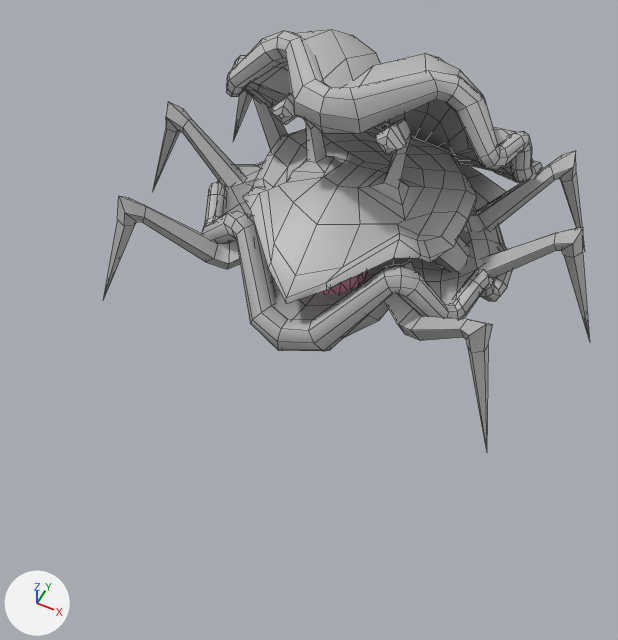
Before and after pictures for a commit that changed the FBX model SurvivalGame/Assets/Art/Animations/Enemy_Clam@Attack.fbx.
One viewpoint serves both versions: a 50 mm lens placed at (0.145, -0.359, 0.396), pointed at (0.006, -0.082, 0.049). Arrows for +X, +Y and +Z are at lower left; the lights stay in place. Mesh edges are drawn as thin lines. Where no turn or scale is listed for an object, it has been applied to the vertices.

Names of what the first picture shows: 'Body', 'BottomShell', 'TopShell'.
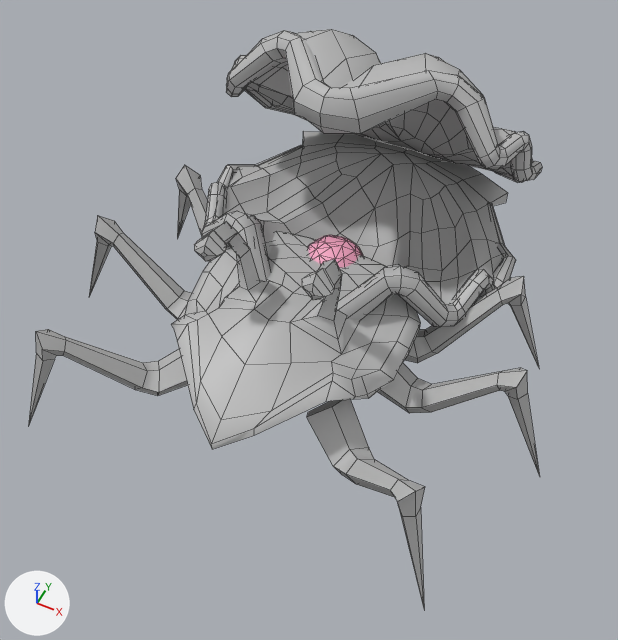
Patch to the scene script:
```diff
--- a/SurvivalGame/Assets/Art/Animations/Enemy_Clam@Attack.fbx.py
+++ b/SurvivalGame/Assets/Art/Animations/Enemy_Clam@Attack.fbx.py
@@ ob_body @@
 ob_body = bpy.data.objects.new('Body', me_mesh_001)
-ob_body.location = (0.0, 0.0, 0.0436)
+ob_body.location = (0.0, -0.0787, 0.0163)
```

Location of each change, [x1, y1, x2, y2] in pixels of the pictures (618 x 640 px):
'Body', moved: before [103, 90, 590, 452]; after [28, 165, 540, 608]
